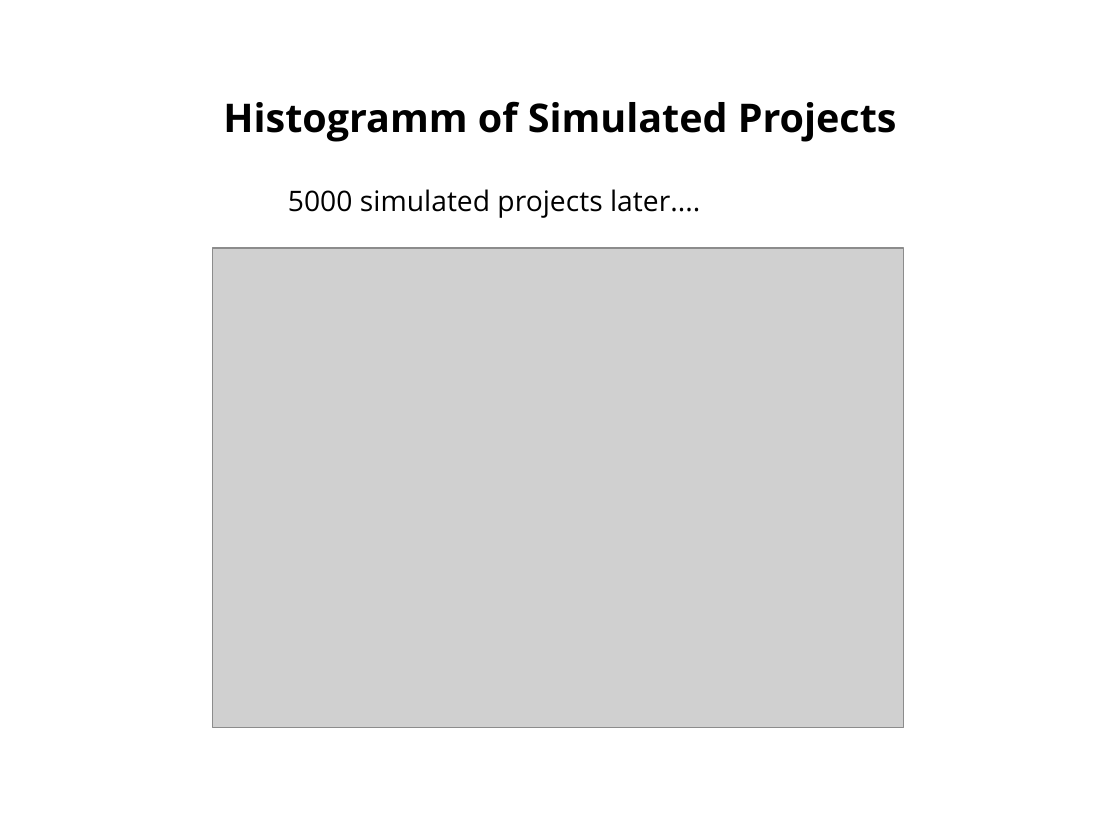
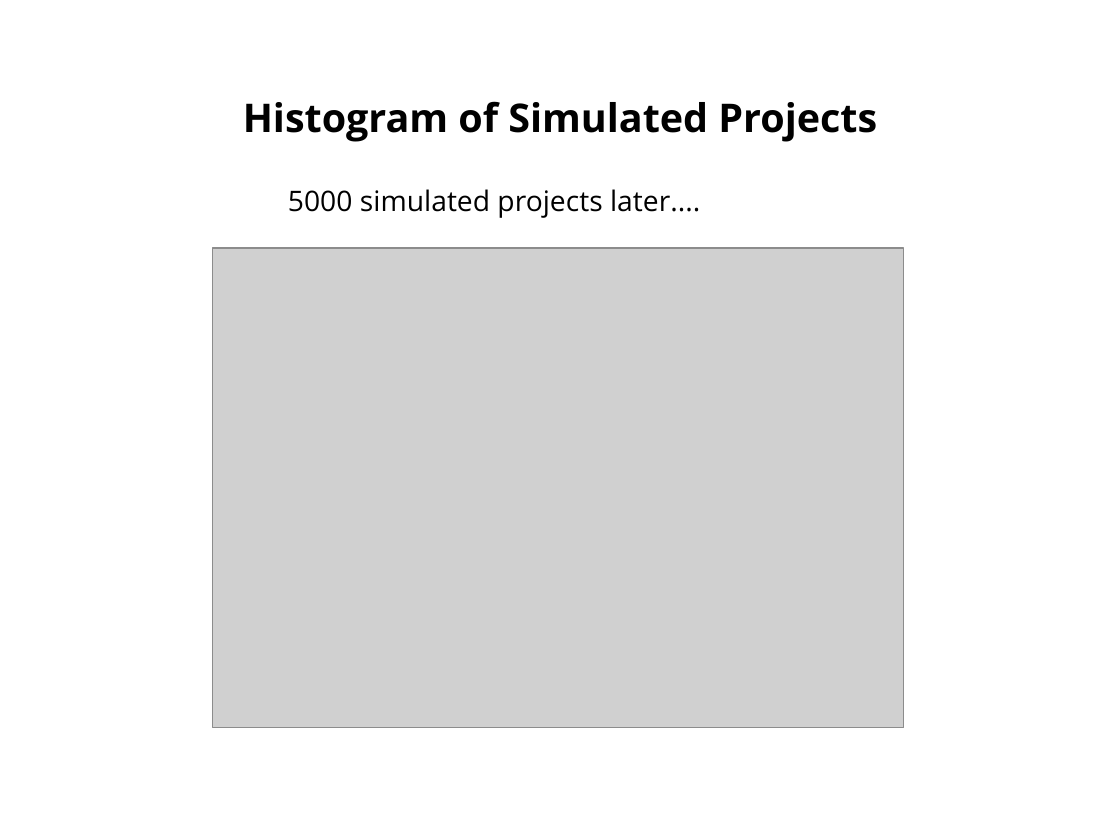
Before and after one commit to sebastian-kuebeck/jupyter-estimation, a slide deck: slide 24 of JupyterEstimation.odp. Drawn at 1120x840 pixels with LibreOffice and Linux fonts; fonts in the diff are those of the drawing; grey boxes stand for pictures. Boxes give left, top, right and bottom in pixels: in the first picture for what was removed or moved away, otherwise in the second. Text is boxed around its words. In the diff, an @@ line names an element or a change of style, - is before the commit and + after.

```diff
--- a/JupyterEstimation.odp
+++ b/JupyterEstimation.odp
@@ title at box(243, 101, 877, 142): text changed @@
-Histogramm of Simulated Projects
+Histogram of Simulated Projects
```
Also in this commit, not shown: 8 other slides changed, 1 other file.
